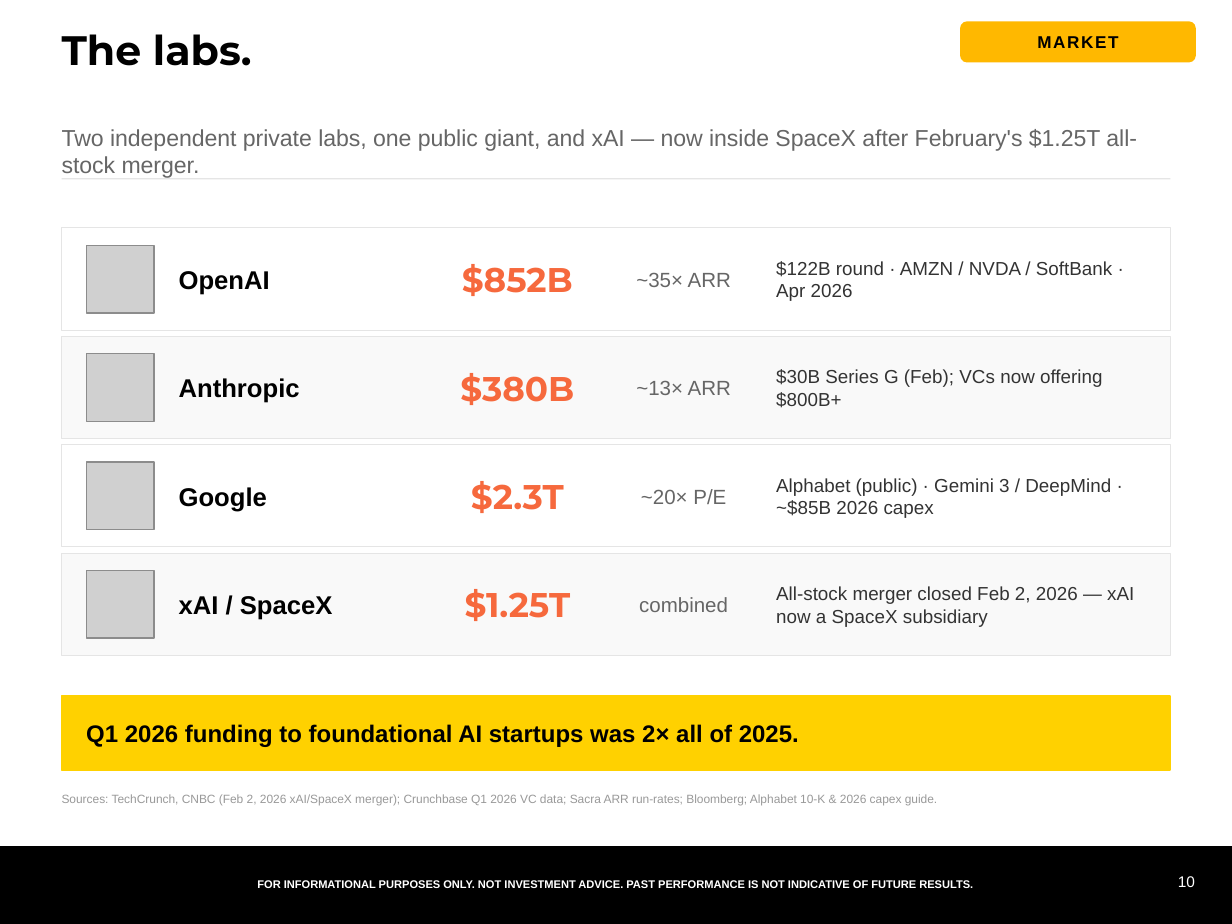
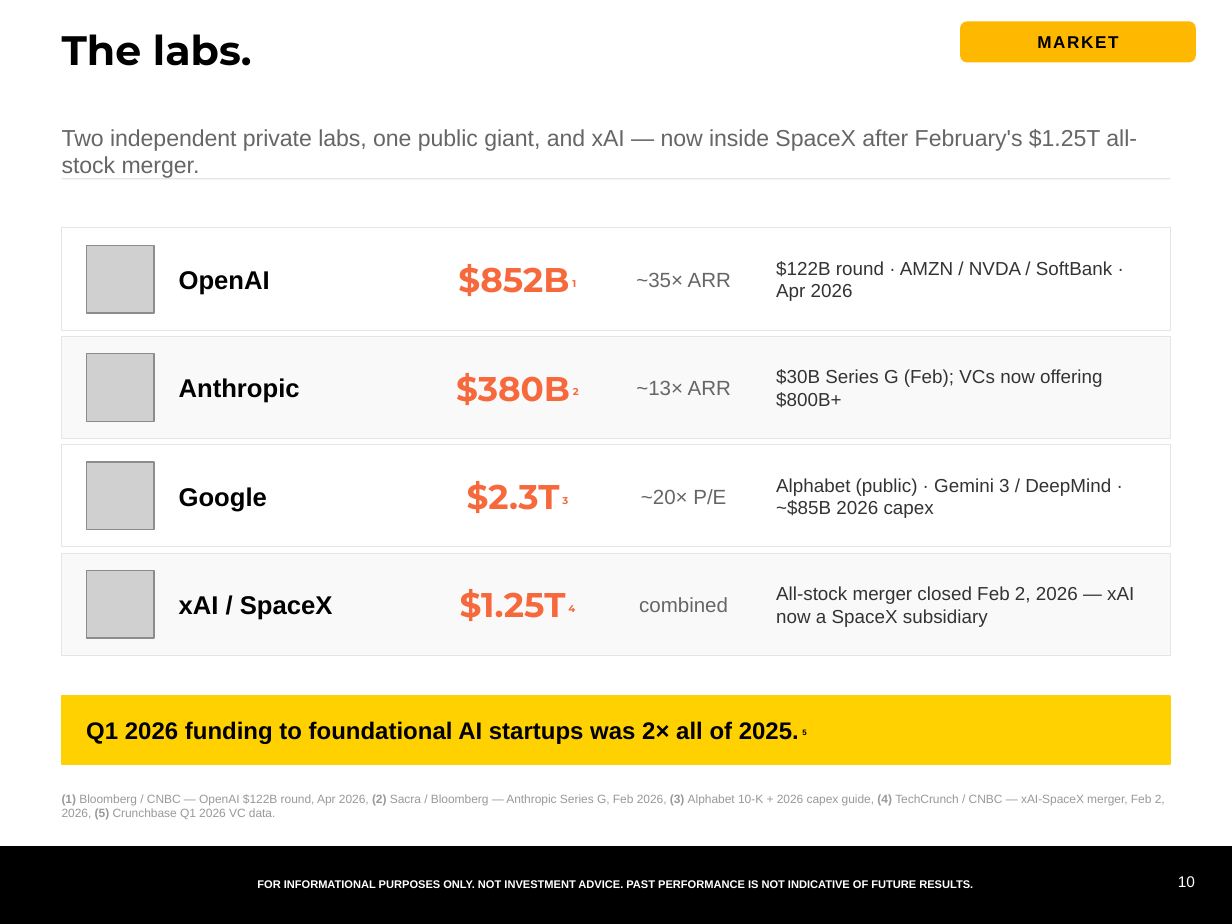
Before and after one commit to samuelcmcclellan-cell/ai-markets-deck, a slide deck: slide 10 of ai-markets-deck.pptx. Drawn at 1232x924 pixels with LibreOffice and Linux fonts; fonts in the diff are those of the drawing; grey boxes stand for pictures. Boxes give left, top, right and bottom in pixels: in the first picture for what was removed or moved away, otherwise in the second. Text is boxed around its words. In the diff, an @@ line names an element or a change of style, - is before the commit and + after.

```diff
--- a/ai-markets-deck.pptx
+++ b/ai-markets-deck.pptx
@@ text at [458, 264, 576, 296]: text changed @@
-$852B
+$852B 1
@@ text at [456, 373, 579, 405]: text changed @@
-$380B
+$380B 2
@@ text at [467, 481, 568, 513]: text changed @@
-$2.3T
+$2.3T 3
@@ text at [460, 589, 575, 621]: text changed @@
-$1.25T
+$1.25T 4
@@ rectangle: place and size @@
-rectangle at [62, 696, 1170, 770]
+rectangle at [62, 696, 1170, 764]
@@ text at [86, 721, 806, 744]: text changed @@
-Q1 2026 funding to foundational AI startups was 2× all of 2025.
+Q1 2026 funding to foundational AI startups was 2× all of 2025. 5
@@ text at [62, 794, 1165, 819]: text changed @@
-Sources: TechCrunch, CNBC (Feb 2, 2026 xAI/SpaceX merger); Crunchbase Q1 2026 VC data; Sacra ARR run-rates; Bloomberg; Alphabet 10-K & 2026 capex guide.
+(1) Bloomberg / CNBC — OpenAI $122B round, Apr 2026, (2) Sacra / Bloomberg — Anthropic Series G, Feb 2026, (3) Alphabet 10-K + 2026 capex guide, (4) TechCrunch / CNBC — xAI-SpaceX merger, Feb 2, 2026, (5) Crunchbase Q1 2026 VC data.
```
Also in this commit, not shown: 5 other slides changed, 7 other files.
